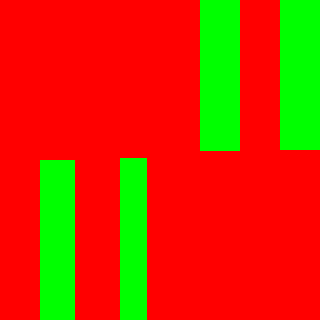
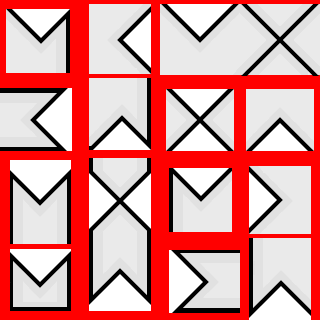
Comparing the layer stacks of the two (320, 320) images. Changes:
hid "레이어 12", painted on it over [0,0,320,320]
renamed "Square edges copy" to "NotUsed", showed it, moved it above "NoiseOverlay", painted on it over [0,0,320,320]
hid "NoiseOverlay" over [0,0,320,320]
removed layer "레이어 10" over [0,0,320,320]
added group "Outline" with 2 layers above "BrickLine" over [0,0,320,320]
added layer "Outline_Pinch" in group "Outline" over [0,4,319,318]
removed layer "레이어 9" over [0,0,320,310]
added group "Background" with 2 layers above "Wall_Atlas_Smooth" over [0,0,320,320]
added layer "레이어 17 copy" in group "Background" over [0,0,320,320]
